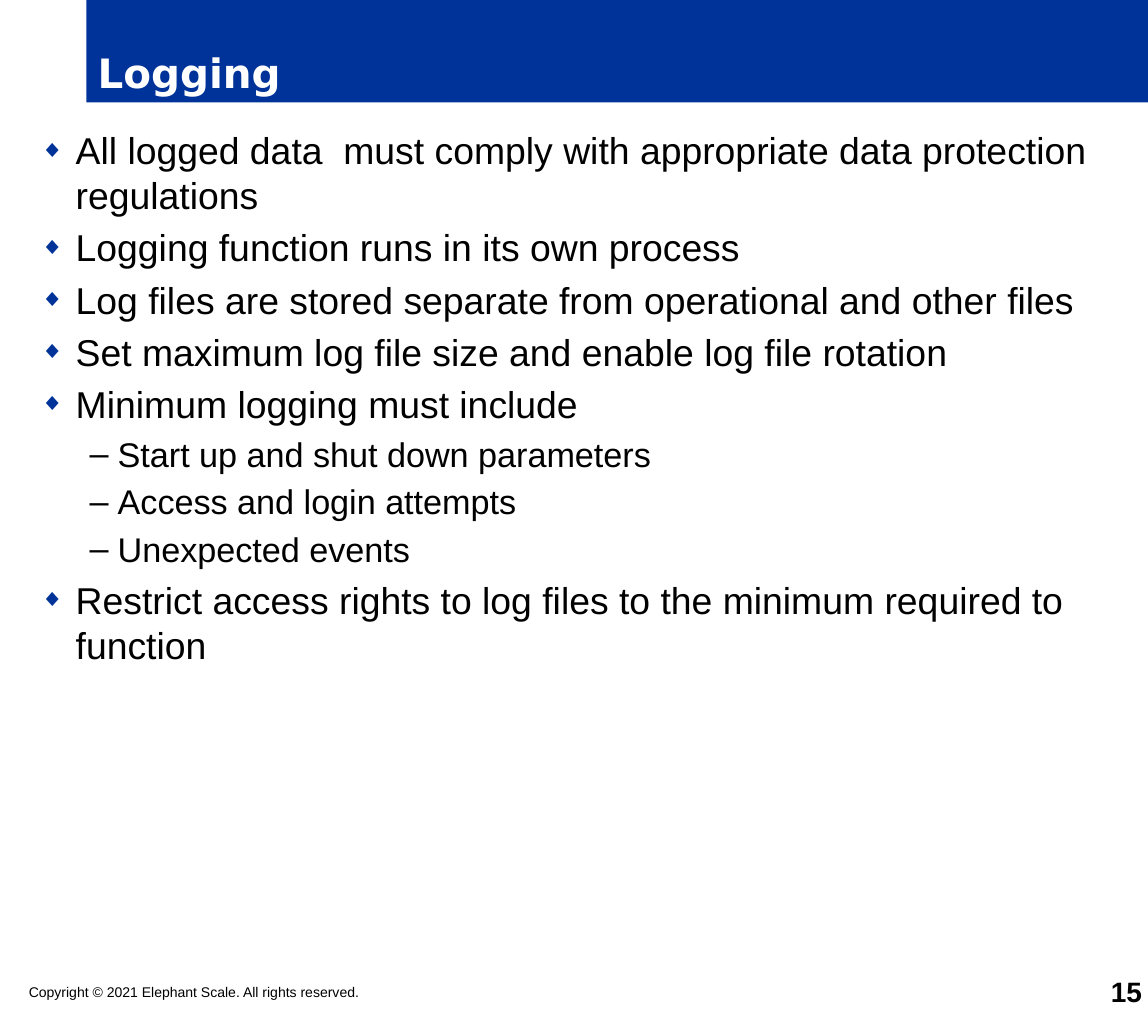
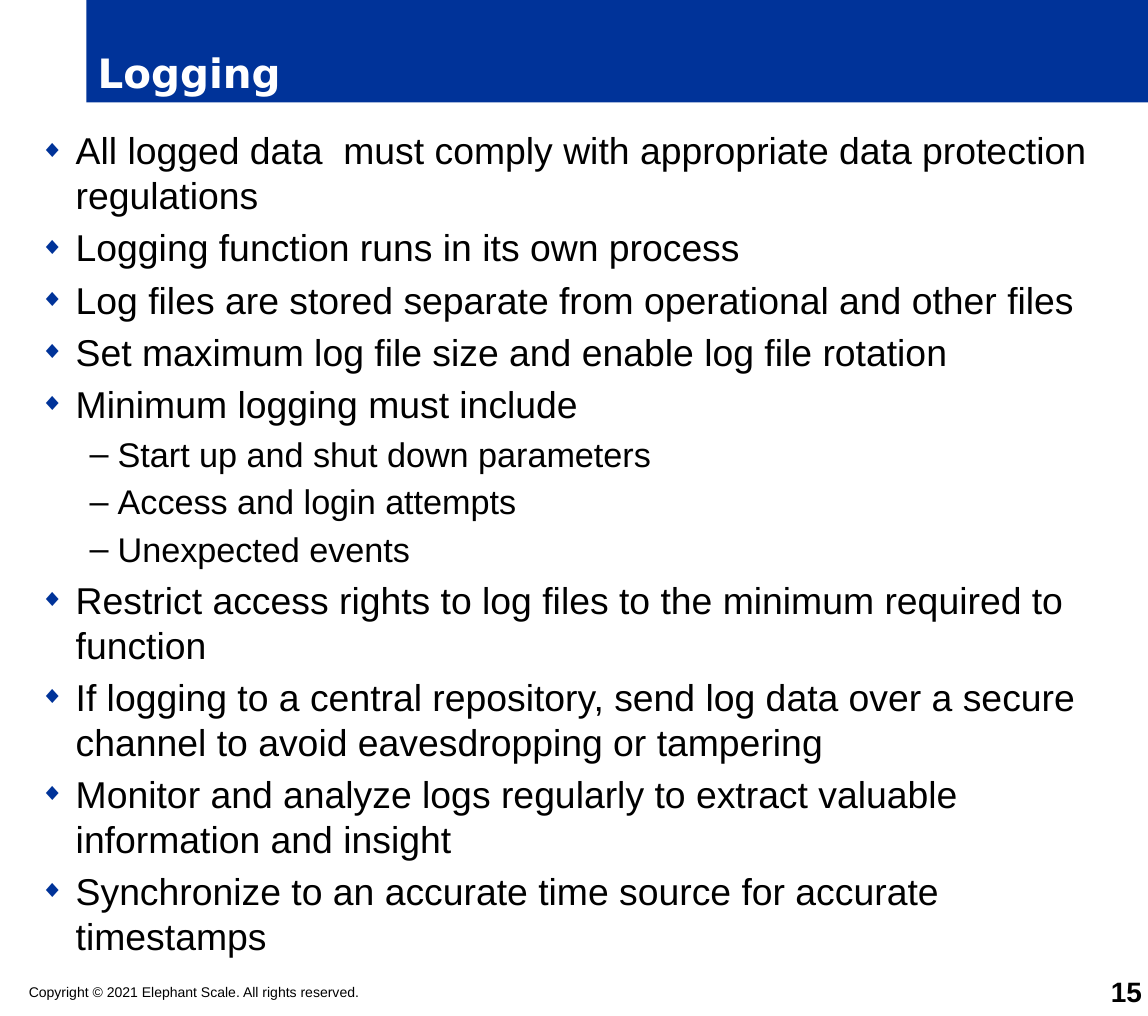
Before and after one commit to elephantscale/es-training-new, a slide deck: slide 15 of cybersecurity-iacs/Rod/Security_Design.pptx. Drawn at 1148x1016 pixels with LibreOffice and Linux fonts; fonts in the diff are those of the drawing; background and template pictures are left out. Boxes give left, top, right and bottom in pixels: in the first picture for what was removed or moved away, otherwise in the second. Text is boxed around its words. In the diff, an @@ line names an element or a change of style, - is before the commit and + after.

```diff
--- a/cybersecurity-iacs/Rod/Security_Design.pptx
+++ b/cybersecurity-iacs/Rod/Security_Design.pptx
@@ text at [76, 684, 1075, 957]: paragraphs added @@
+◆ If logging to a central repository, send log data over a secure channel to avoid eavesdropping or tampering
+◆ Monitor and analyze logs regularly to extract valuable information and insight
+◆ Synchronize to an accurate time source for accurate timestamps
```
Also in this commit, not shown: 1 other slide changed, 5 slides added, 1 other file.
